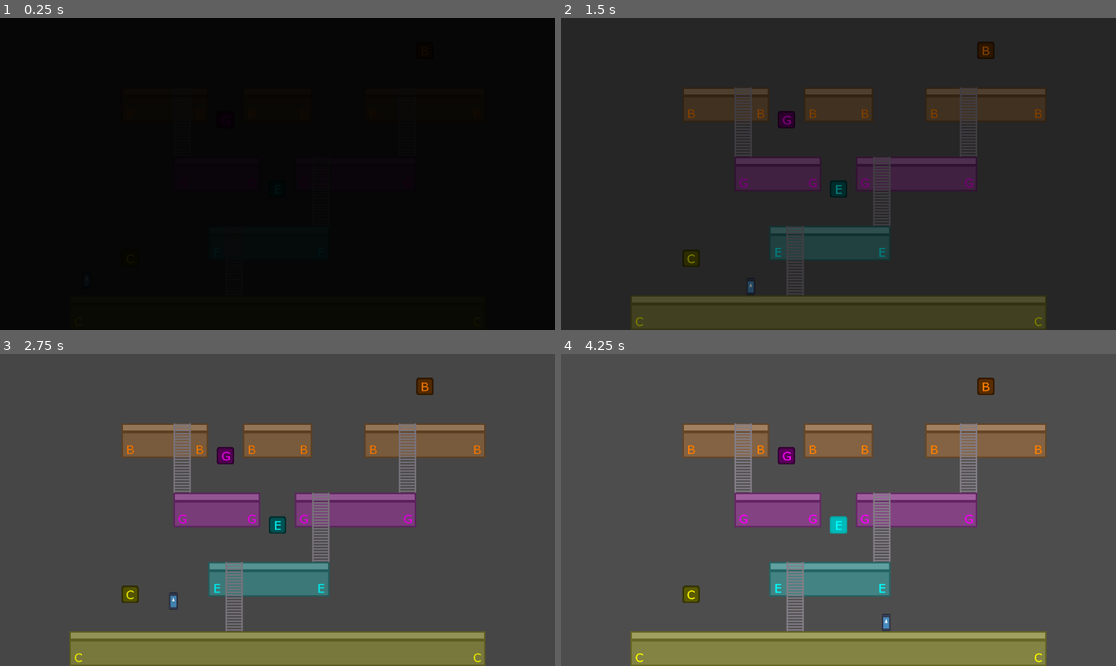
Above: before the commit, frames 1-4 (two rows, left to right).
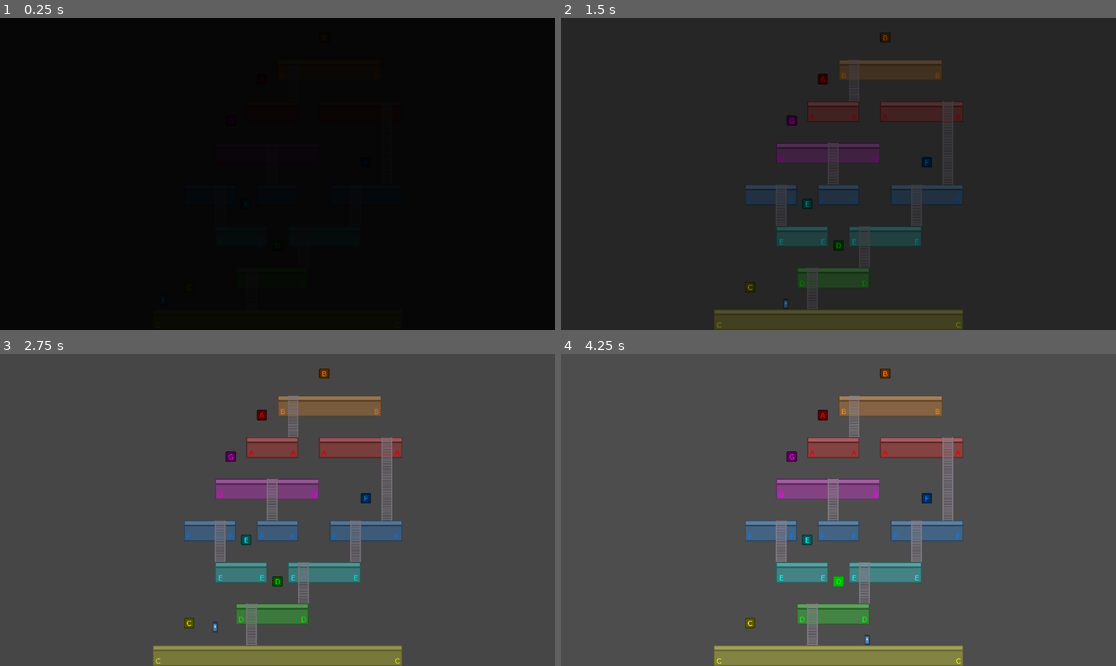
Above: after the commit, the same moments.

Repository: nicom7/game-off-2023
Game: Godot game, scene res://levels/world_a.tscn
Two runs of this game, one before a commit and one after it. Both use one fixed random seed, a clock stepped at 60 frames per second and the inputs below. This scene is started directly instead of the project's main scene. The engine's default icon, where the game draws it, is replaced by a stand-in: a white triangle on a blue panel in a dark square.
Inputs:
- Up to frame 1 (0.25 s): no input
- Up to frame 2 (1.5 s): hold Right (ui_right) from 0.53 s (still down); tap U (A_note) at 0.6 s; tap I (B_note) at 1.35 s
- Up to frame 3 (2.75 s): release Right (ui_right) at 2.03 s; hold Left (ui_left) from 2.03 s (still down); tap O (C_note) at 2.1 s
- Up to frame 4 (4.25 s): release Left (ui_left) at 2.78 s; hold Right (ui_right) from 2.78 s (still down); tap P (D_note) at 2.85 s; tap R (E_note) at 3.6 s

The runs differ from the first frame. In frame 2, 18% of the frame differs, in the area x 12-88%, y 4-100%; in frame 3, 25%; in frame 4, 25%.

Commit message:
Tweak generator

Diff:
--- a/levels/world.tscn
+++ b/levels/world.tscn
@@ -124,7 +124,6 @@
 
 [node name="Transition" type="CanvasLayer" parent="."]
 script = ExtResource("8_jvvbh")
-master_volume = -62.0
 
 [node name="ColorRect" type="ColorRect" parent="Transition"]
 anchors_preset = 15
@@ -132,7 +131,6 @@
 anchor_bottom = 1.0
 grow_horizontal = 2
 grow_vertical = 2
-color = Color(0, 0, 0, 0.775)
 
 [node name="AnimationPlayer" type="AnimationPlayer" parent="Transition"]
 libraries = {
--- a/levels/world_a.tscn
+++ b/levels/world_a.tscn
@@ -443,11 +443,8 @@
 [node name="Ladder" parent="Environment/Stages/Stage6/PlatformSet2" index="3"]
 size = 8
 
-[node name="BlockSequence" parent="GameObjects" index="0"]
-sequence_length_max = 2
-
 [node name="RandomLevelGenerator" parent="." index="6"]
-note_count_max = 4
+note_count_min = 3
 
 [editable path="Environment/Stages/Stage0/PlatformSet"]
 [editable path="Environment/Stages/Stage0/PlatformSet2"]
